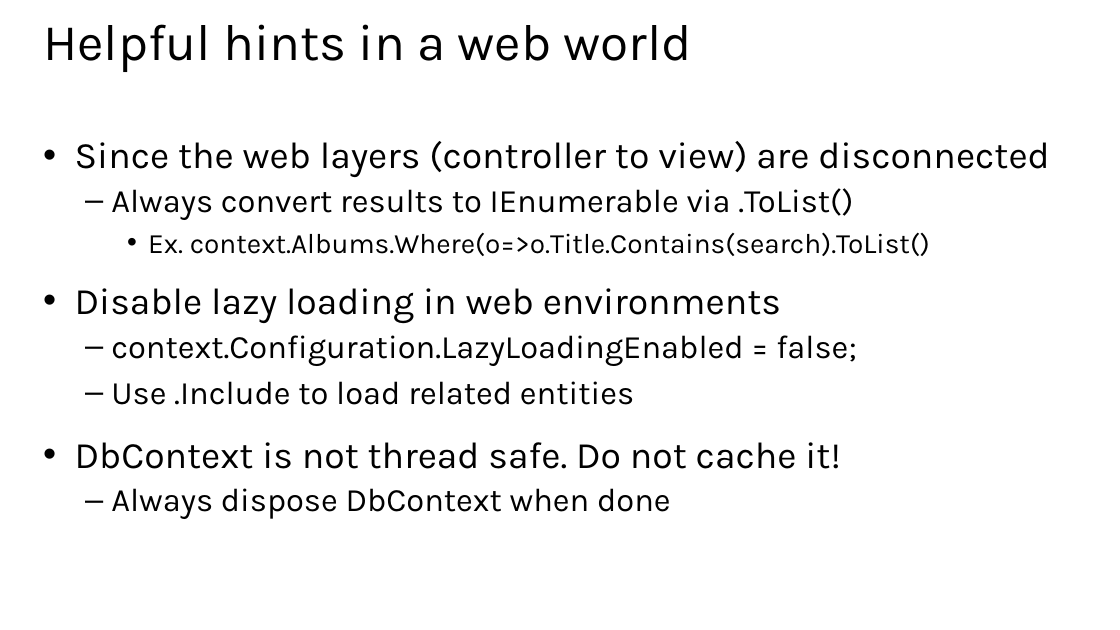
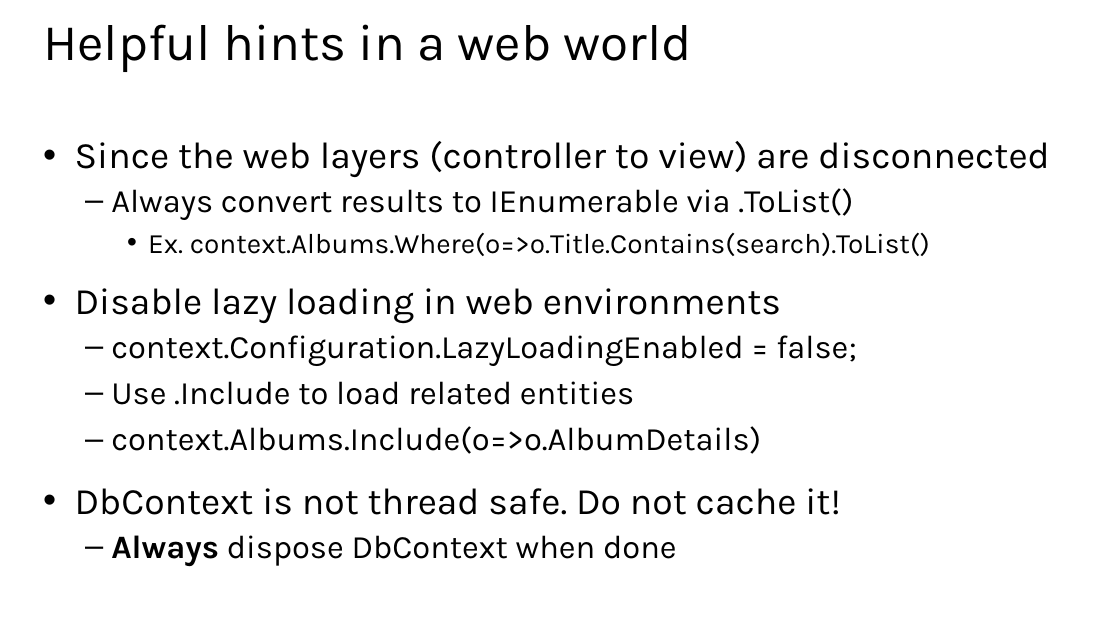
Before and after one commit to xuemiantao/EntityFramework, a slide deck: slide 11 of Slides/06 - Integrating Extra Features and Looking Forward.pptx. Drawn at 1120x630 pixels with LibreOffice and Linux fonts; fonts in the diff are those of the drawing. Boxes give left, top, right and bottom in pixels: in the first picture for what was removed or moved away, otherwise in the second. Text is boxed around its words. In the diff, an @@ line names an element or a change of style, - is before the commit and + after.

```diff
--- a/Slides/06 - Integrating Extra Features and Looking Forward.pptx
+++ b/Slides/06 - Integrating Extra Features and Looking Forward.pptx
@@ text at [111,426,761,454]: paragraph added @@
+  – context.Albums.Include(o=>o.AlbumDetails)
@@ text at [111,535,677,566]: bold on in "Always" @@
```
Also in this commit, not shown: 3 other slides changed, 2 other files.
